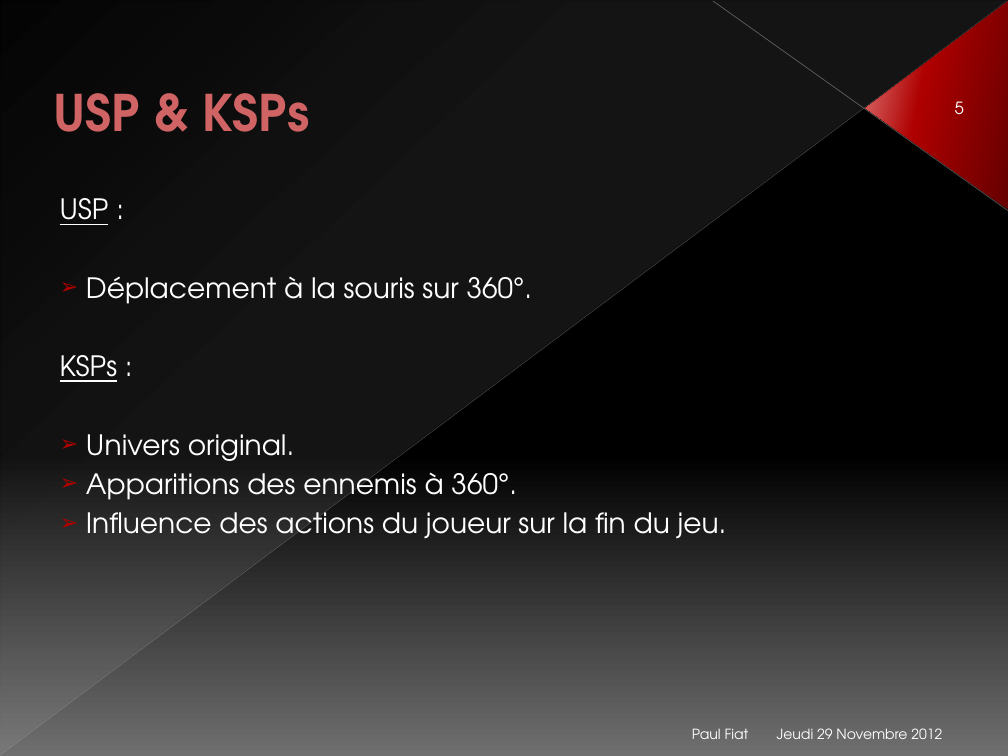
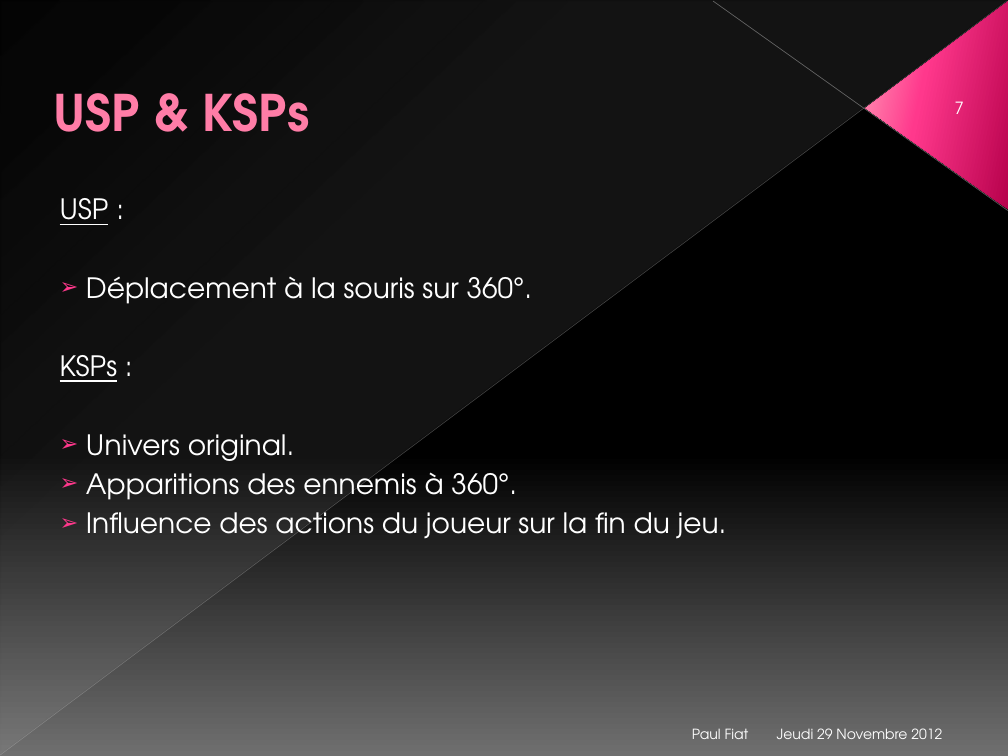
Before and after one commit to Nyarlygames/OBG, a slide deck: slide 7 of GD/Présentation.pptx (slide 5 before the commit). Drawn at 1008x756 pixels with LibreOffice and Linux fonts; fonts in the diff are those of the drawing. Boxes give left, top, right and bottom in pixels: in the first picture for what was removed or moved away, otherwise in the second. Text is boxed around its words. In the diff, an @@ line names an element or a change of style, - is before the commit and + after.

```diff
--- a/GD/Présentation.pptx
+++ b/GD/Présentation.pptx
@@ line (0, 755) - (1007, 1): stroke #B6B6B6 0.39 pt to #BFBFBF 0.39 pt @@
@@ right triangle at (1, 1, 1007, 755): fill gradient #DEDEE0 to gradient #D2D2D2 @@
@@ line (1008, 211) - (713, 1): stroke #BEBEBE 0.47 pt to #C6C6C6 0.47 pt @@
@@ triangle at (865, 2, 1008, 210): fill gradient #670000 to #AE0000 to #E47D7D to gradient #B8014E to #FF388C to #FF9CB9 @@
@@ title "USP & KSPs" at (54, 93, 310, 132): text colour #D06464 to #FF7DA7, letter outline #780101 0.5 pt to #B12761 0.5 pt @@
@@ page number at (955, 101, 964, 114): text changed @@
-5
+7
```
Also in this commit, not shown: 10 other slides changed, 2 slides added, 37 other files.
